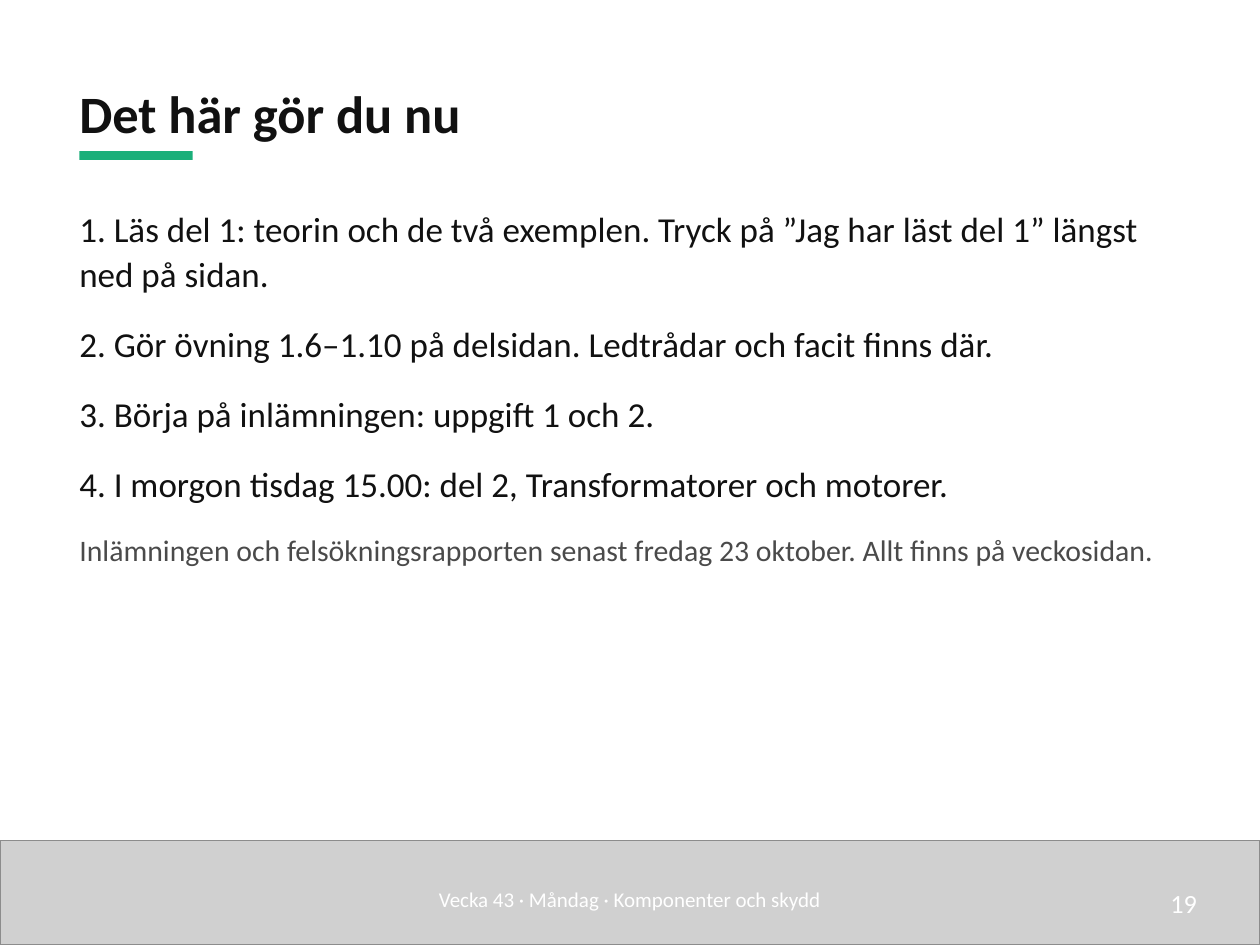
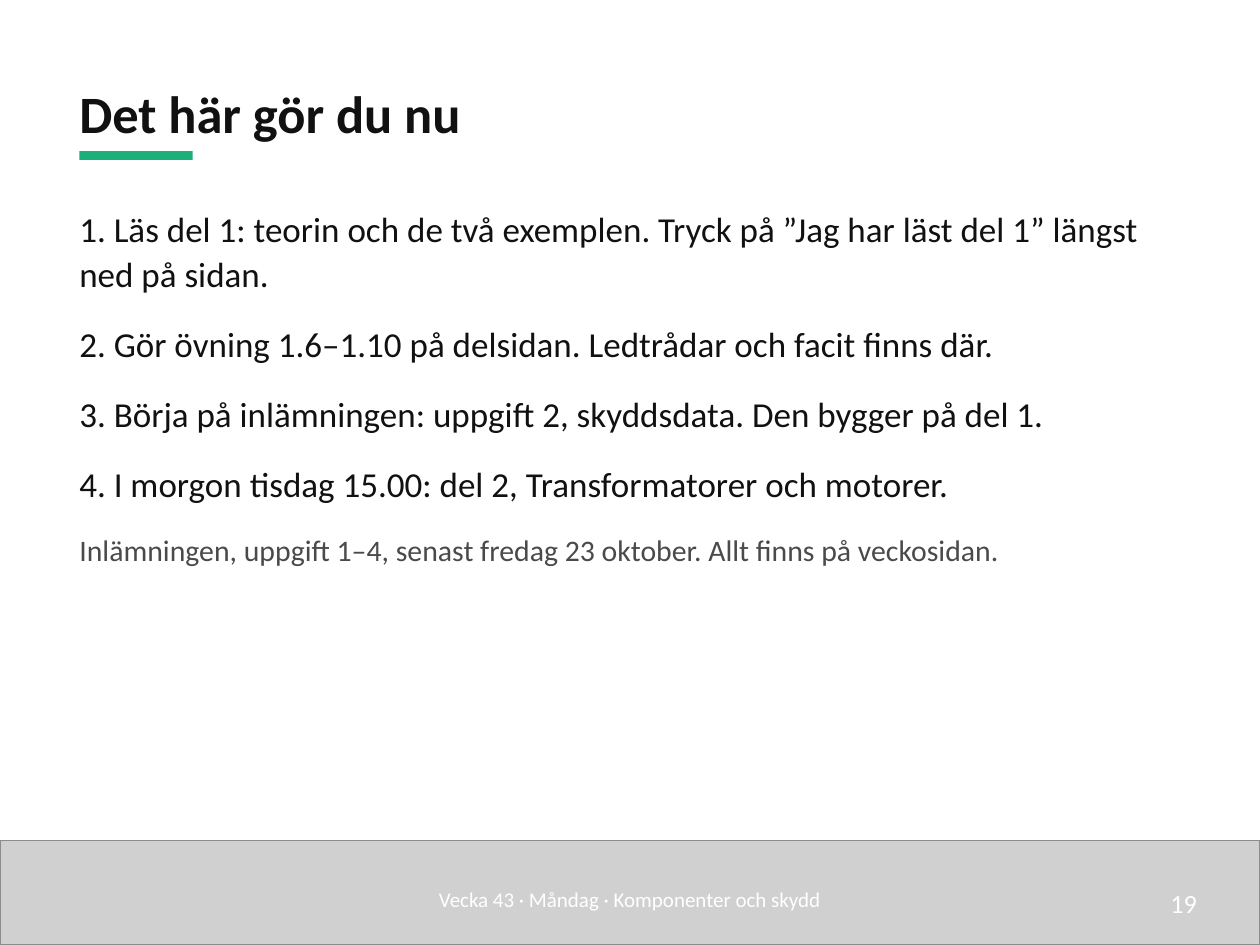
Before and after one commit to nj22az/nj22az.github.io, a slide deck: slide 19 of sjoskolan/vecka-43/aktuell/v43_01_Komponenter_och_skydd_elev.pptx. Drawn at 1260x945 pixels with LibreOffice and Linux fonts; fonts in the diff are those of the drawing; grey boxes stand for pictures. Boxes give left, top, right and bottom in pixels: in the first picture for what was removed or moved away, otherwise in the second. Text is boxed around its words. In the diff, an @@ line names an element or a change of style, - is before the commit and + after.

```diff
--- a/sjoskolan/vecka-43/aktuell/v43_01_Komponenter_och_skydd_elev.pptx
+++ b/sjoskolan/vecka-43/aktuell/v43_01_Komponenter_och_skydd_elev.pptx
@@ text at bbox=[79, 402, 1043, 433]: text changed @@
-3. Börja på inlämningen: uppgift 1 och 2.
+3. Börja på inlämningen: uppgift 2, skyddsdata. Den bygger på del 1.
@@ text at bbox=[79, 540, 998, 566]: text changed @@
-Inlämningen och felsökningsrapporten senast fredag 23 oktober. Allt finns på veckosidan.
+Inlämningen, uppgift 1–4, senast fredag 23 oktober. Allt finns på veckosidan.
```
Also in this commit, not shown: 2 other slides changed, 36 other files.
